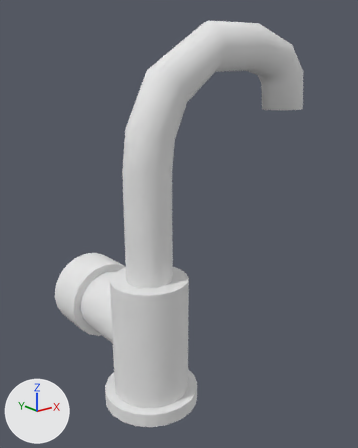
An edit to the OBJ model HeavyBeatProject/Assets/ZZ_RenderPipeline/B Map/models/kraan.obj, drawn before and after from the same camera.
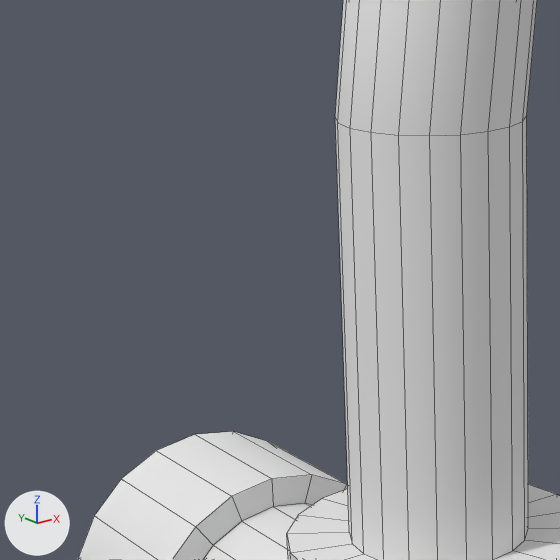
There are two pictures of each version: one whole from a camera (50 mm lens) standing at (-7.997, 17.299, 4.052) and looking at (-6.952, 18.605, 3.53), one close up on the part from 10% to 51% of the width and 31% to 64% of the height. The axes (+X, +Y, +Z) are drawn at lower left. The lights are the same throughout. The close-ups show mesh edges as thin lines. Where no turn or scale is listed for an object, it has been applied to the vertices.

The first close-up shows 'kraan'.
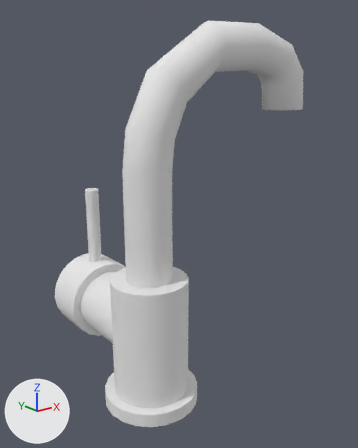
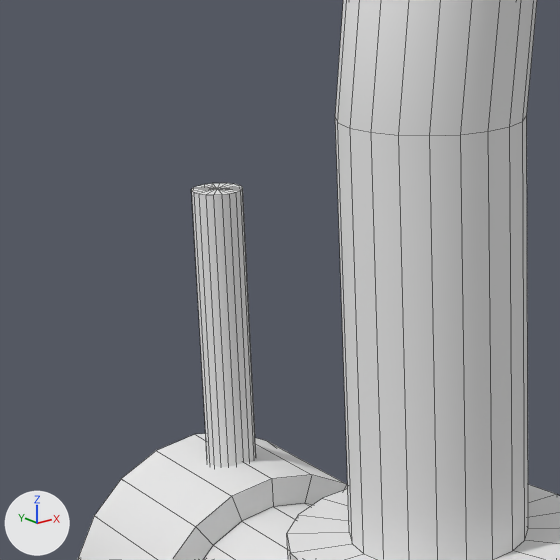
Where the change shows, as pixel boxes (x1, y1, x2, y2) in the close-ups (560 x 560 px):
```json
{"part": 1, "of": "me_kraan", "change": "added", "after": [191, 183, 256, 467]}
```

The change, as JSON lines over the scene's bpy script:
```json
{"block": "me_kraan", "where": "# used by ob_kraan; location = (0.0, 0.0, 0.0)"}
{"op": "remove", "block": "me_kraan", "code": "me_kraan.from_pydata(...)  # 343 vertices, 360 faces; spans x -7.328..-6.517, y 18.321..18.891, z 2.994..4.191"}
{"op": "add", "block": "me_kraan", "code": "me_kraan.from_pydata(...)  # 384 vertices, 400 faces; spans x -7.328..-6.517, y 18.321..18.891, z 2.994..4.191"}
{"block": "me_kraan", "change": "me_kraan part 1: a new loose piece of 41 vertices spanning x -7.197..-7.15, y 18.796..18.842, z 3.339..3.647, in mat_initialshadinggroup (white #e7e7e7)"}
```
